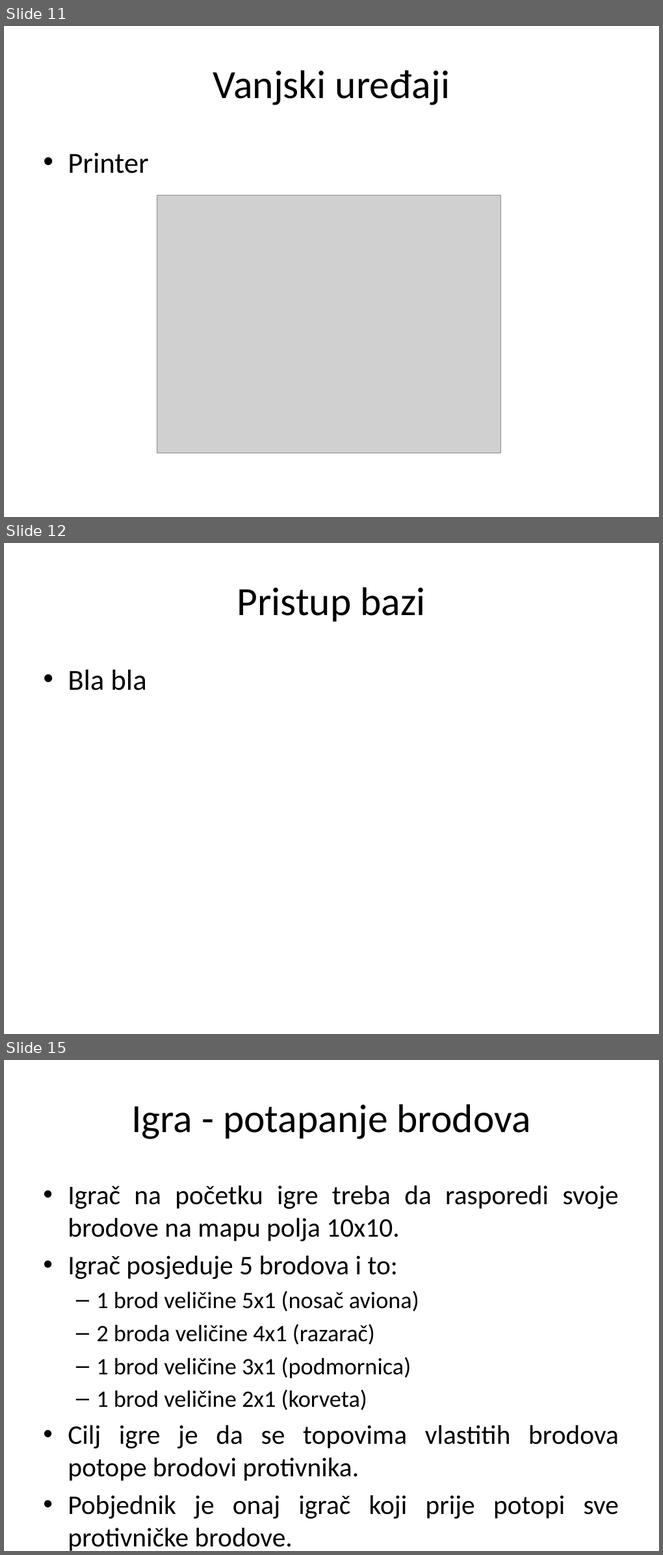
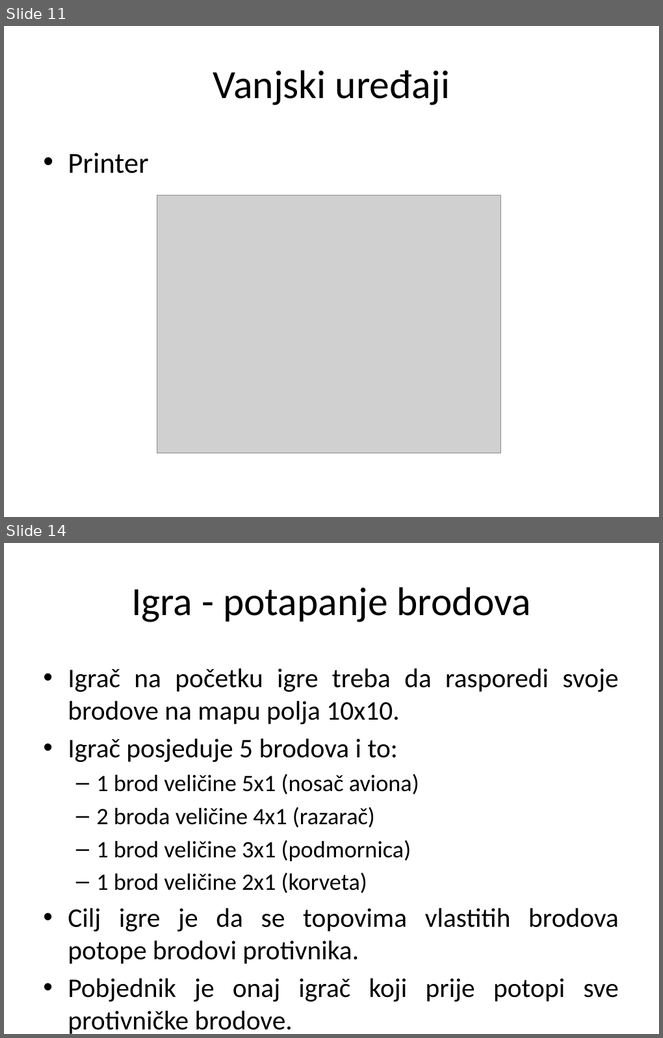
Before and after one commit to ooad-2014-2015/HeritageDev, a slide deck: Prezentacija.pptx. Shown one above the other, each under a label of ours: slides 11, 12 and 15 before the commit, slides 11 and 14 after it; the slides between them are not shown. The pictures are 663x1555 and 663x1038 pixels, drawn with LibreOffice and Linux fonts; fonts in the diff are those of the drawing; grey boxes stand for pictures; background and template pictures are left out. Boxes give left, top, right and bottom in pixels: in the first picture for what was removed or moved away, otherwise in the second. Text is boxed around its words. In the diff, an @@ line names an element or a change of style, - is before the commit and + after.

```diff
--- a/Prezentacija.pptx
+++ b/Prezentacija.pptx
@@ slide 12 removed at bbox=[4, 543, 659, 1034], background picture (left out) @@
@@ title removed at bbox=[237, 587, 426, 622] @@
-Pristup bazi
@@ text removed at bbox=[68, 670, 146, 691] @@
-• Bla bla
@@ what was slide 15 is now slide 14 @@
```
Also in this commit, not shown: 9 slides changed, 3 slides added, 3 other slides removed, 2 other files.
